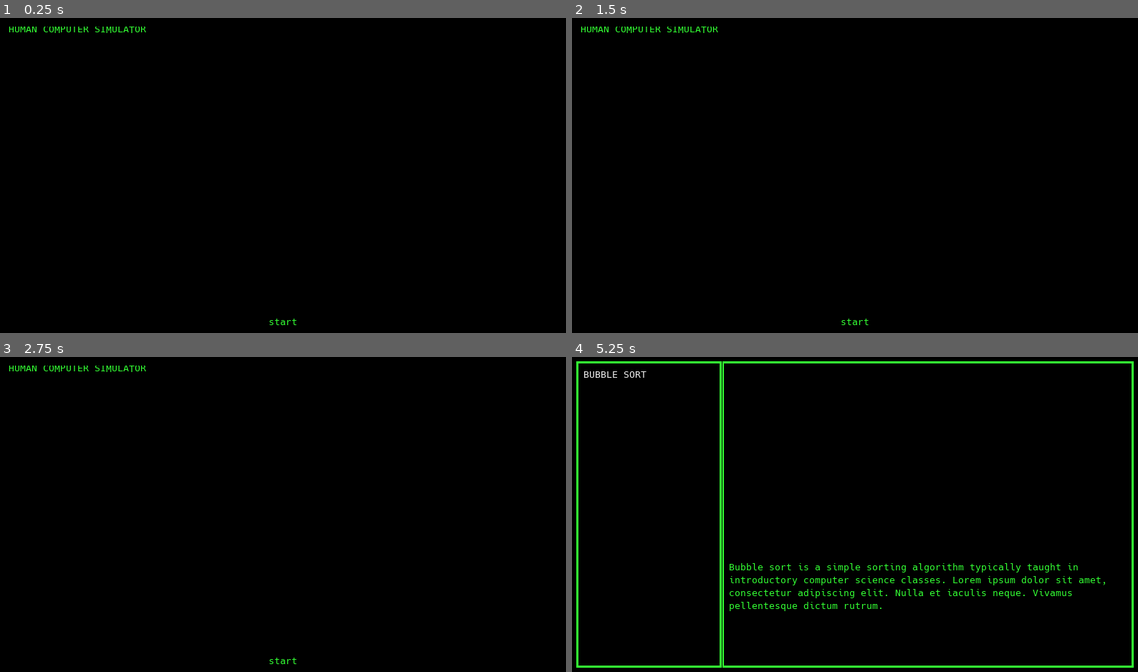
Above: before the commit, frames 1-4 (two rows, left to right).
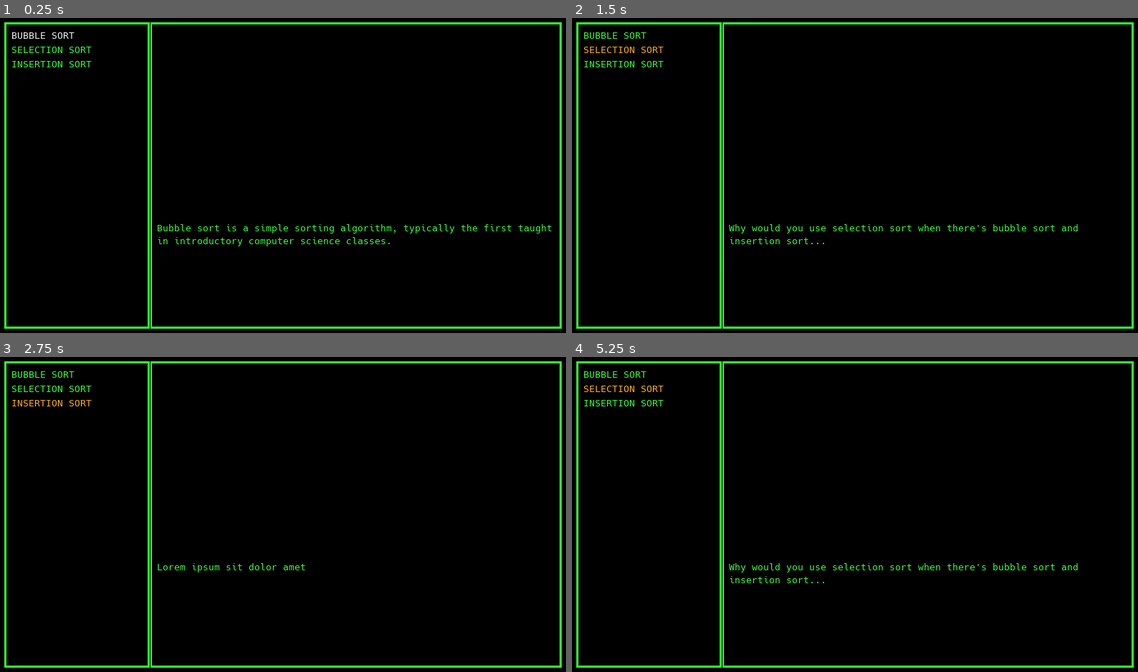
Above: after the commit, the same moments.

Repository: danielzting/algorithm-simulator
Game: Godot game, scene res://LevelSelect.tscn
Same seed, same stepped clock (60 frames per second), same inputs: the game is played once before the commit and once after it. Before the commit the project starts from res://MainMenu.tscn.
Inputs (mouse positions are in pixels of both pictures, inside the frame that each line leads up to):
- Up to frame 1 (0.25 s): no input
- Up to frame 2 (1.5 s): click (651, 36) at 0.5 s, where only the run after the commit has a clickable "BUBBLE SORT"; click (651, 49) at 1.25 s, where only the run after the commit has a clickable "SELECTION SORT"
- Up to frame 3 (2.75 s): click (79, 404) at 2 s, where only the run after the commit has a clickable "INSERTION SORT"
- Up to frame 4 (5.25 s): click (855, 659) at 2.75 s, where only the run before the commit has a clickable "start"; click "BUBBLE SORT" at 3.5 s; click "BUBBLE SORT" at 4.25 s; click (651, 388) at 5 s, where only the run after the commit has a clickable "SELECTION SORT"

The runs differ from the first frame. In frame 1, 4.1% of the frame differs, in the area x 0-100%, y 1-99%; in frame 2, 3.8%; in frame 3, 3.5%; in frame 4, 2.0%.

Commit message:
feat: add selectable levels and previews
Added two more level names and their descriptions to test out if the
game would handle multiple levels correctly. Also changed levels.json
into a dict where the keys are level names and the value is another dict
with its properties.

Diff:
--- a/LevelSelect.gd
+++ b/LevelSelect.gd
@@ -1,12 +1,21 @@
 extends HBoxContainer
 
+var levels
+
 func _ready():
-	var file = File.new()
-	file.open("res://levels.json", file.READ)
-	var levels = parse_json(file.get_as_text())
+	var descriptions = File.new()
+	descriptions.open("res://levels.json", descriptions.READ)
+	levels = parse_json(descriptions.get_as_text())
+	var first = true
 	for level in levels:
 		var button = Button.new()
-		button.text = level.name
+		button.text = level
 		button.align = Button.ALIGN_LEFT
+		button.connect("focus_entered", self, "_on_Button_focus_changed")
 		$LevelsBorder/Levels.add_child(button)
-		$PreviewBorder/Preview/Info.text = level.documentation
+		if first:
+			button.grab_focus()
+			first = false
+
+func _on_Button_focus_changed():
+	$PreviewBorder/Preview/Info.text = levels[get_focus_owner().text]["about"]
--- a/MainMenu.gd
+++ b/MainMenu.gd
@@ -1,4 +1,7 @@
 extends VBoxContainer
+
+func _ready():
+	$StartButton.grab_focus()
 
 func _on_StartButton_pressed():
 	get_tree().change_scene("res://LevelSelect.tscn")
--- a/levels.json
+++ b/levels.json
@@ -1,6 +1,14 @@
-[
+{
+	"BUBBLE SORT":
 	{
-		"name": "BUBBLE SORT",
-		"documentation": "Bubble sort is a simple sorting algorithm typically taught in introductory computer science classes. Lorem ipsum dolor sit amet, consectetur adipiscing elit. Nulla et iaculis neque. Vivamus pellentesque dictum rutrum."
+		"about": "Bubble sort is a simple sorting algorithm, typically the first taught in introductory computer science classes."
+	},
+	"SELECTION SORT":
+	{
+		"about": "Why would you use selection sort when there's bubble sort and insertion sort..."
+	},
+	"INSERTION SORT":
+	{
+		"about": "Lorem ipsum sit dolor amet"
 	}
-]
+}
--- a/project.godot
+++ b/project.godot
@@ -16,7 +16,7 @@
 [application]
 
 config/name="Human Computer Simulator"
-run/main_scene="res://MainMenu.tscn"
+run/main_scene="res://LevelSelect.tscn"
 run/low_processor_mode=true
 boot_splash/image="res://splash.png"
 
